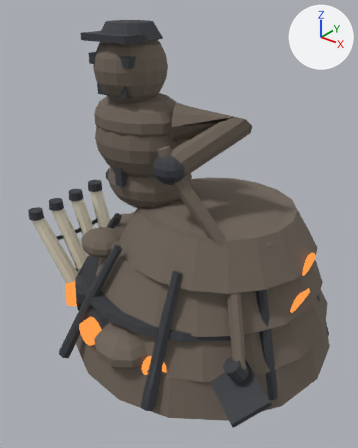
An edit to the glTF model assets/monsters/minibosses/collier.glb, drawn before and after from the same camera.
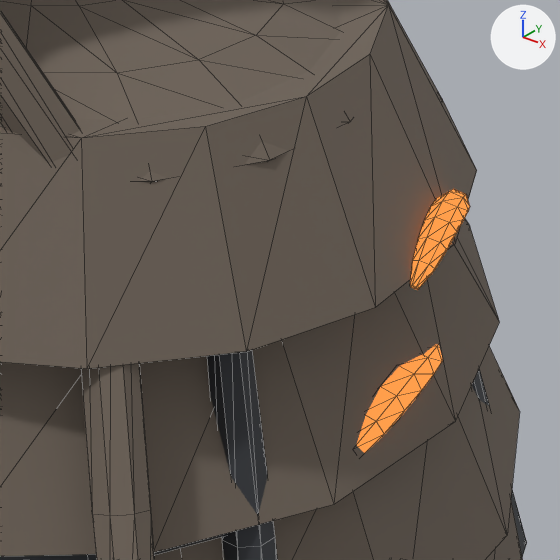
There are two pictures of each version: one whole from a 50 mm camera at (1.77, -2.37, 2.28) aimed at (-0.09, -0.04, 0.83), one close up on the part from 58% to 94% of the width and 47% to 75% of the height. Every picture has the same lights, and +X, +Y and +Z are marked at upper right. The older version's two pictures come first. The close-ups show mesh edges as thin lines. Where no turn or scale is listed for an object, it has been applied to the vertices. Vertices at exactly the same position are counted once.

Script lines for the objects in view, before the commit:
```python
me_collier_body = bpy.data.meshes.new('collier_body')
me_collier_body.from_pydata(...)  # 1583 vertices, 3078 faces; spans x -0.79..0.98, y -0.94..1.22, z -0.11..1.97
me_collier_body.materials.append(mat_collier_body_ov)  # brown #71665b
me_collier_dark = bpy.data.meshes.new('collier_dark')
me_collier_dark.from_pydata(...)  # 800 vertices, 1480 faces; spans x -1.06..0.97, y -0.92..0.86, z 0.03..1.99
me_collier_dark.materials.append(mat_collier_dark_ov)  # dark grey #3a3d42
me_collier_glow = bpy.data.meshes.new('collier_glow')
me_collier_glow.from_pydata(...)  # 285 vertices, 542 faces; spans x -0.83..0.86, y -0.88..0.31, z 0.16..0.8
me_collier_glow.materials.append(mat_collier_glow_ov)  # black #000000, glowing orange #ff9546
ob_collier_body = bpy.data.objects.new('collier_body', me_collier_body)
ob_collier_body.location = (0.0, 0.0, 0.108)
ob_collier_dark = bpy.data.objects.new('collier_dark', me_collier_dark)
ob_collier_dark.location = (0.0, 0.0, 0.108)
ob_collier_glow = bpy.data.objects.new('collier_glow', me_collier_glow)
ob_collier_glow.location = (0.0, 0.0, 0.108)
```
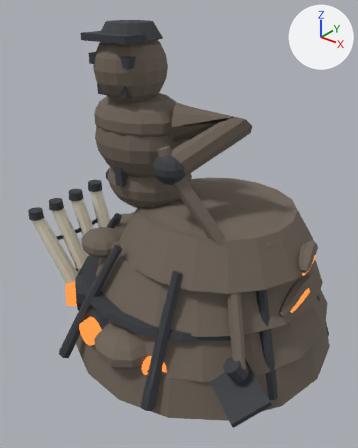
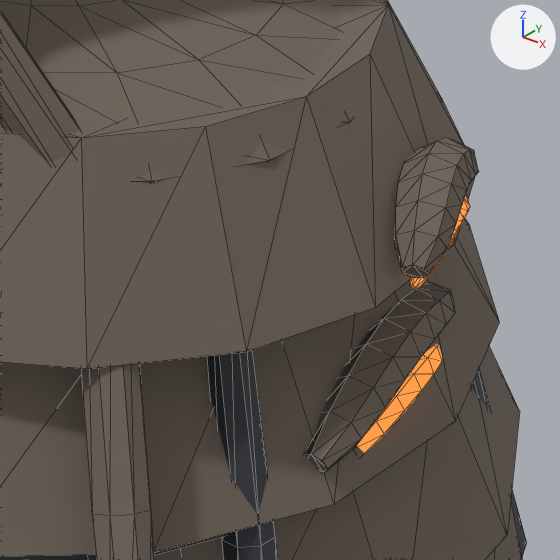
Location of each change, (x1, y1, x2, y2) in pixels of the close-ups (560 x 560 px):
part 1 of me_collier_body, added: after (305, 282, 455, 473)
part 2 of me_collier_body, added (brown): after (395, 137, 479, 278)

The change, as a list of edits to the scene's bpy script:
```text
Change me_collier_body:
    used by ob_collier_body; location = (0.0, 0.0, 0.108)
    remove me_collier_body.from_pydata(...)  # 1583 vertices, 3078 faces; spans x -0.79..0.98, y -0.94..1.22, z -0.11..1.97
    add me_collier_body.from_pydata(...)  # 1772 vertices, 3444 faces; spans x -0.79..0.98, y -0.94..1.22, z -0.11..1.97
    me_collier_body part 1: a new loose piece of 63 vertices spanning x 0.75..0.85, y -0.28..0.14, z 0.52..0.64, in mat_collier_body_ov (brown #71665b)
    me_collier_body part 2: a new loose piece of 63 vertices spanning x 0.76..0.87, y -0.15..0.1, z 0.75..0.87, in mat_collier_body_ov (brown #71665b)
    other edits to the shape of me_collier_body do not show in these pictures
```
